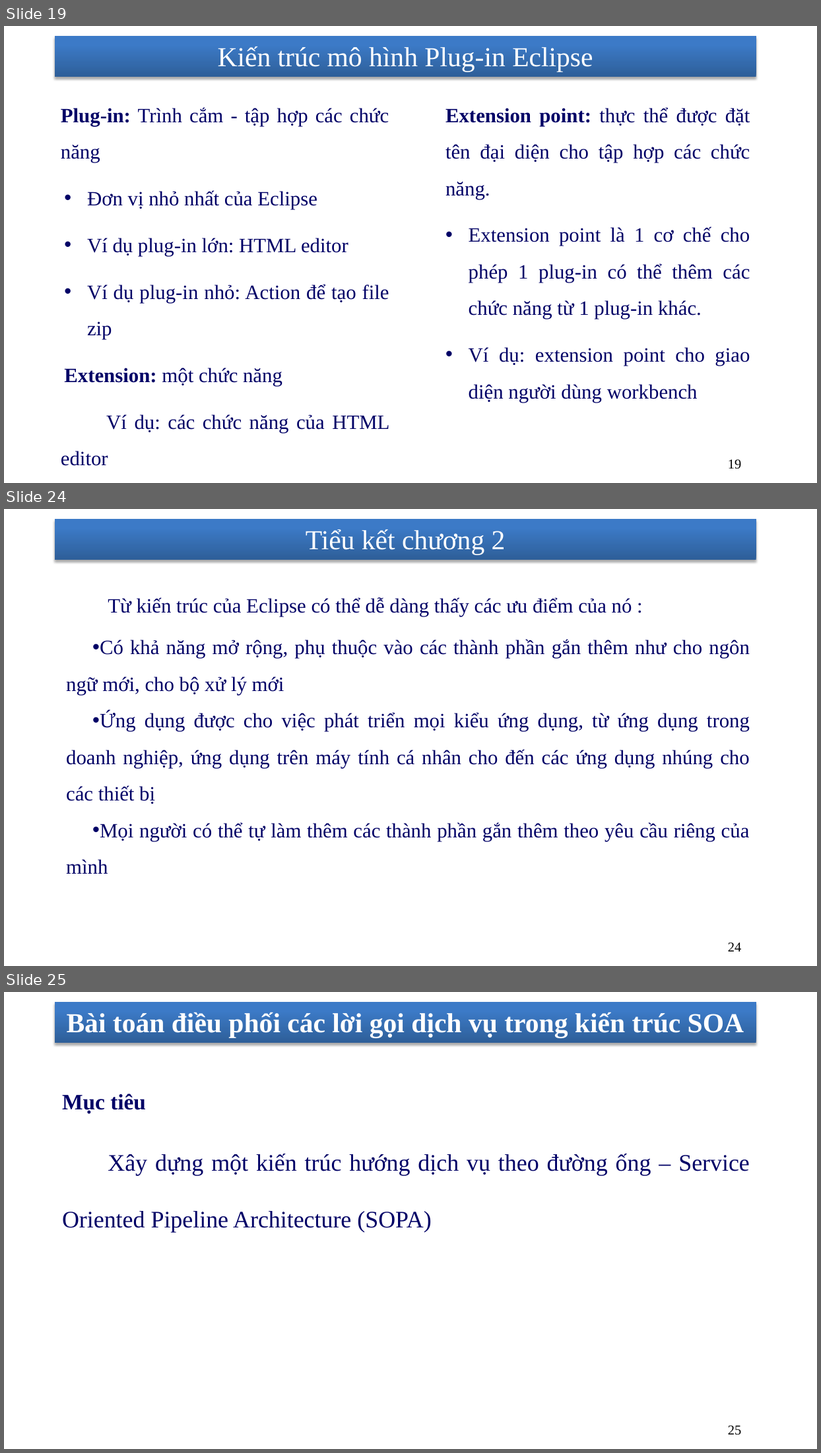
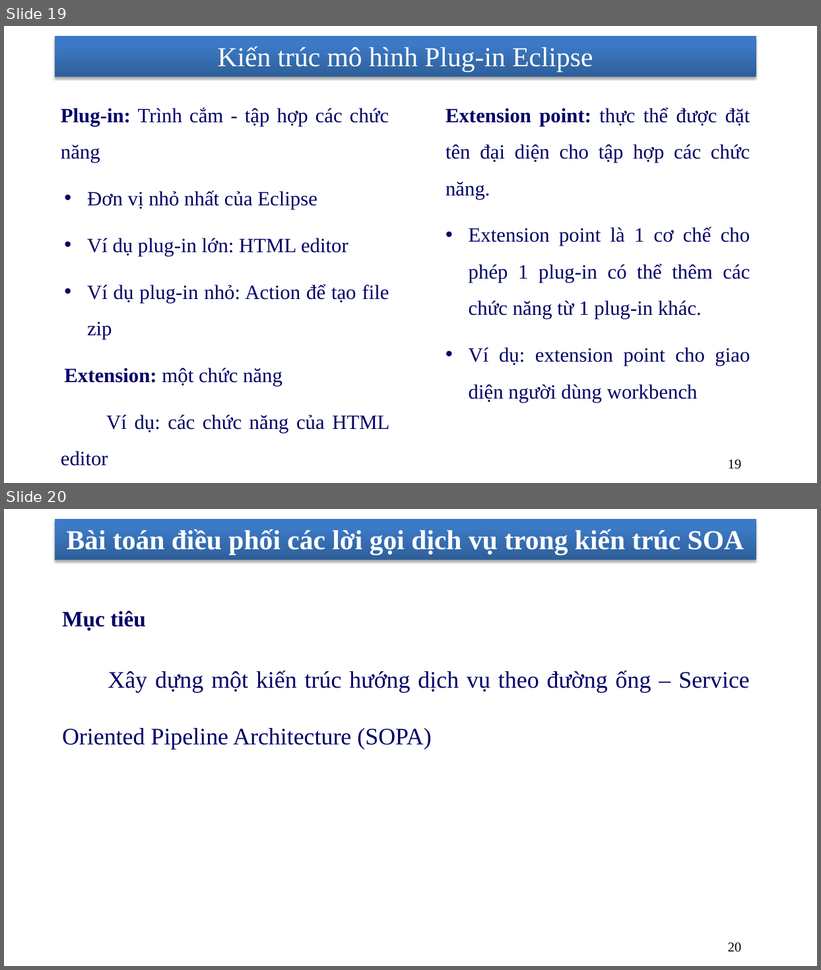
Before and after one commit to nhanhnt/LUANVAN, a slide deck: WORD/luanvan_nhanhnt_ver7.pptx. Shown one above the other, each under a label of ours: slides 19, 24 and 25 before the commit, slides 19 and 20 after it; the slides between them are not shown. The pictures are 821x1453 and 821x970 pixels, drawn with LibreOffice and Linux fonts; fonts in the diff are those of the drawing; background and template pictures are left out. Boxes give left, top, right and bottom in pixels: in the first picture for what was removed or moved away, otherwise in the second. Text is boxed around its words. In the diff, an @@ line names an element or a change of style, - is before the commit and + after.

```diff
--- a/WORD/luanvan_nhanhnt_ver7.pptx
+++ b/WORD/luanvan_nhanhnt_ver7.pptx
@@ slide 24 removed at box(4, 509, 817, 966), background picture (left out); not listed: 1 template element that a slide beside it also shows @@
@@ title removed at box(306, 529, 506, 555) @@
-Tiểu kết chương 2
@@ text removed at box(66, 597, 750, 874) @@
-    Từ kiến trúc của Eclipse có thể dễ dàng thấy các ưu điểm của nó :
-    • Có khả năng mở rộng, phụ thuộc vào các thành phần gắn thêm như cho ngôn ngữ mới, cho bộ xử lý mới
-    • Ứng dụng được cho việc phát triển mọi kiểu ứng dụng, từ ứng dụng trong doanh nghiệp, ứng dụng trên máy tính cá nhân cho đến các ứng dụng nhúng cho các thiết bị
-    • Mọi người có thể tự làm thêm các thành phần gắn thêm theo yêu cầu riêng của mình
@@ page number removed at box(728, 943, 741, 952) @@
-24
@@ what was slide 25 is now slide 20 @@
@@ page number at box(728, 943, 741, 952): text changed @@
-25
+20
```
Also in this commit, not shown: 1 slide changed, 5 other slides removed.
